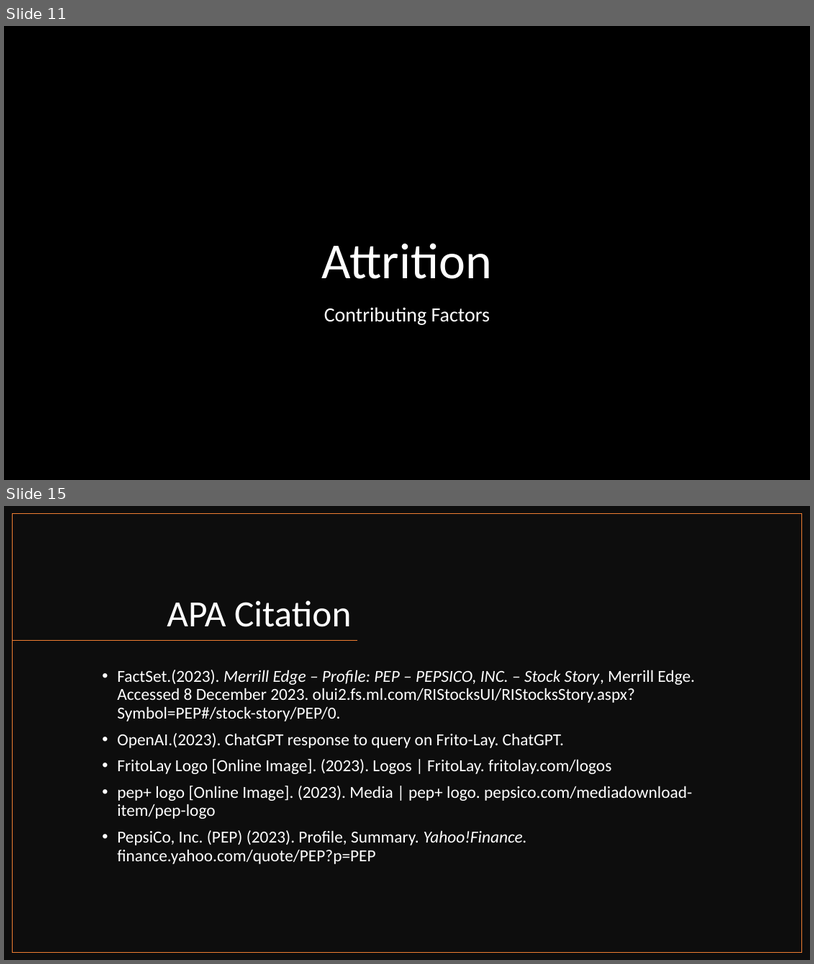
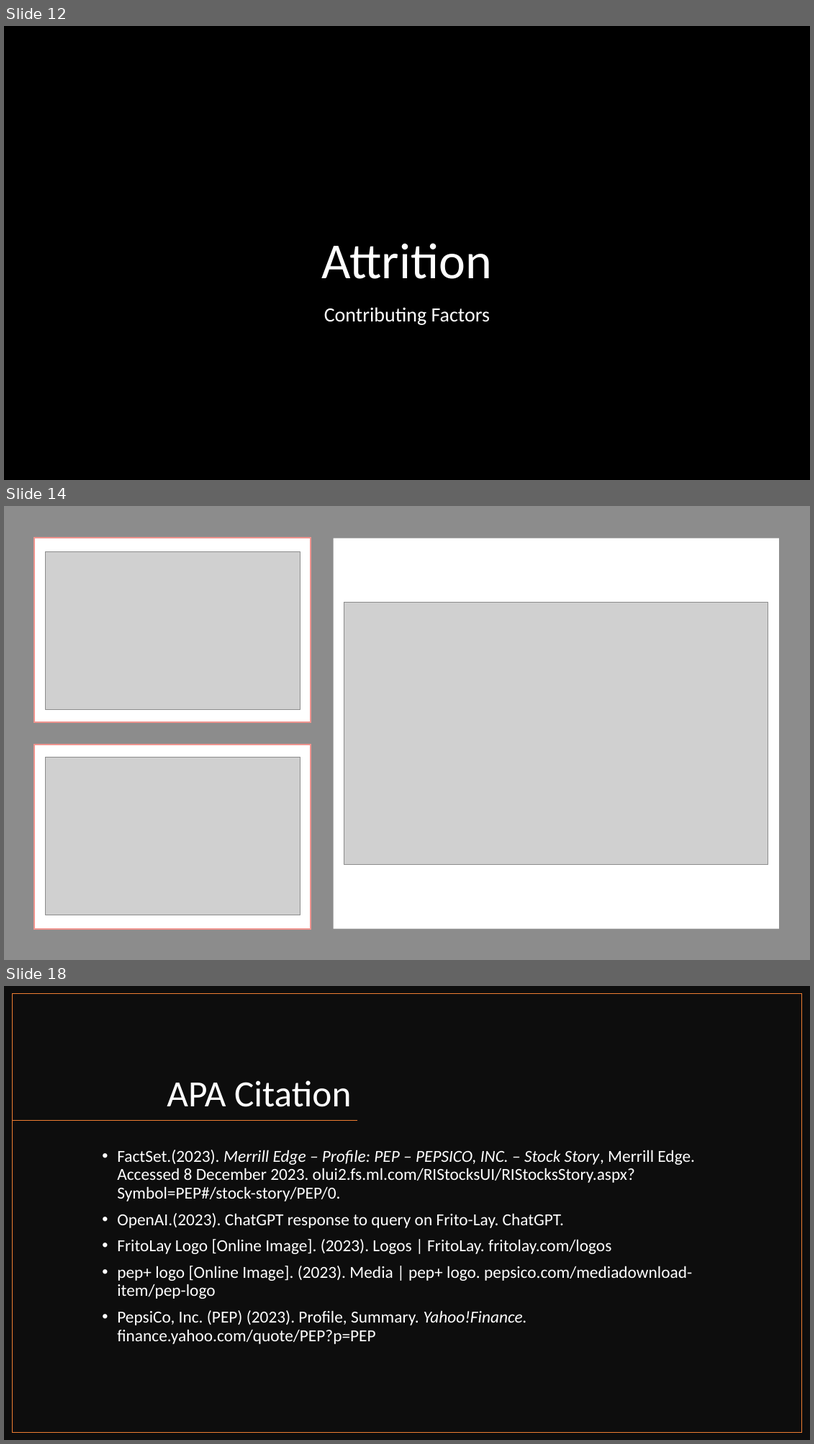
Before and after one commit to jjsmu/CaseStudy2DDS, a slide deck: Frito-Lay, Inc.pptx. Shown one above the other, each under a label of ours: slides 11 and 15 before the commit, slides 12, 14 and 18 after it; the slides between them are not shown. The pictures are 814x964 and 814x1444 pixels, drawn with LibreOffice and Linux fonts; fonts in the diff are those of the drawing; grey boxes stand for pictures; background and template pictures are left out. Boxes give left, top, right and bottom in pixels: in the first picture for what was removed or moved away, otherwise in the second. Text is boxed around its words. In the diff, an @@ line names an element or a change of style, - is before the commit and + after.

```diff
--- a/Frito-Lay, Inc.pptx
+++ b/Frito-Lay, Inc.pptx
@@ slide 14 added at [4,506,810,960], background #FFFFFF @@
@@ rectangle added at [4,506,810,960], fill #808080 at 90% opacity @@
@@ rectangle added at [34,538,311,723], fill #FFFFFF, outline #EF948F 1.5 pt @@
@@ rectangle added at [334,538,779,928], fill #FFFFFF @@
@@ picture added at [45,552,301,709] @@
@@ picture added at [345,602,769,864] @@
@@ rectangle added at [34,744,311,929], fill #FFFFFF, outline #EF948F 1.5 pt @@
@@ picture added at [45,757,301,914] @@
@@ what was slide 11 is now slide 12 @@
@@ what was slide 15 is now slide 18 @@
```
Also in this commit, not shown: 3 slides changed, 5 other slides added, 3 slides removed.
